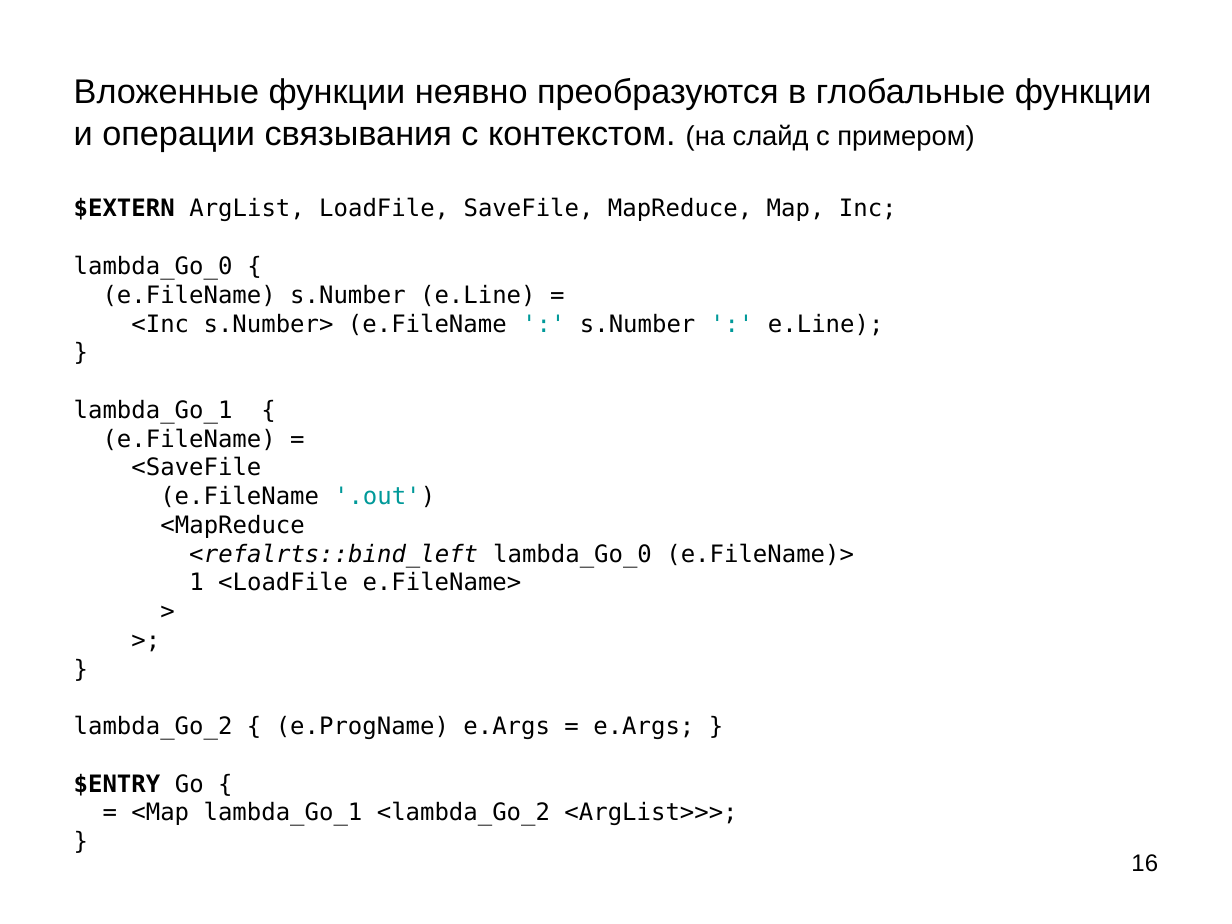
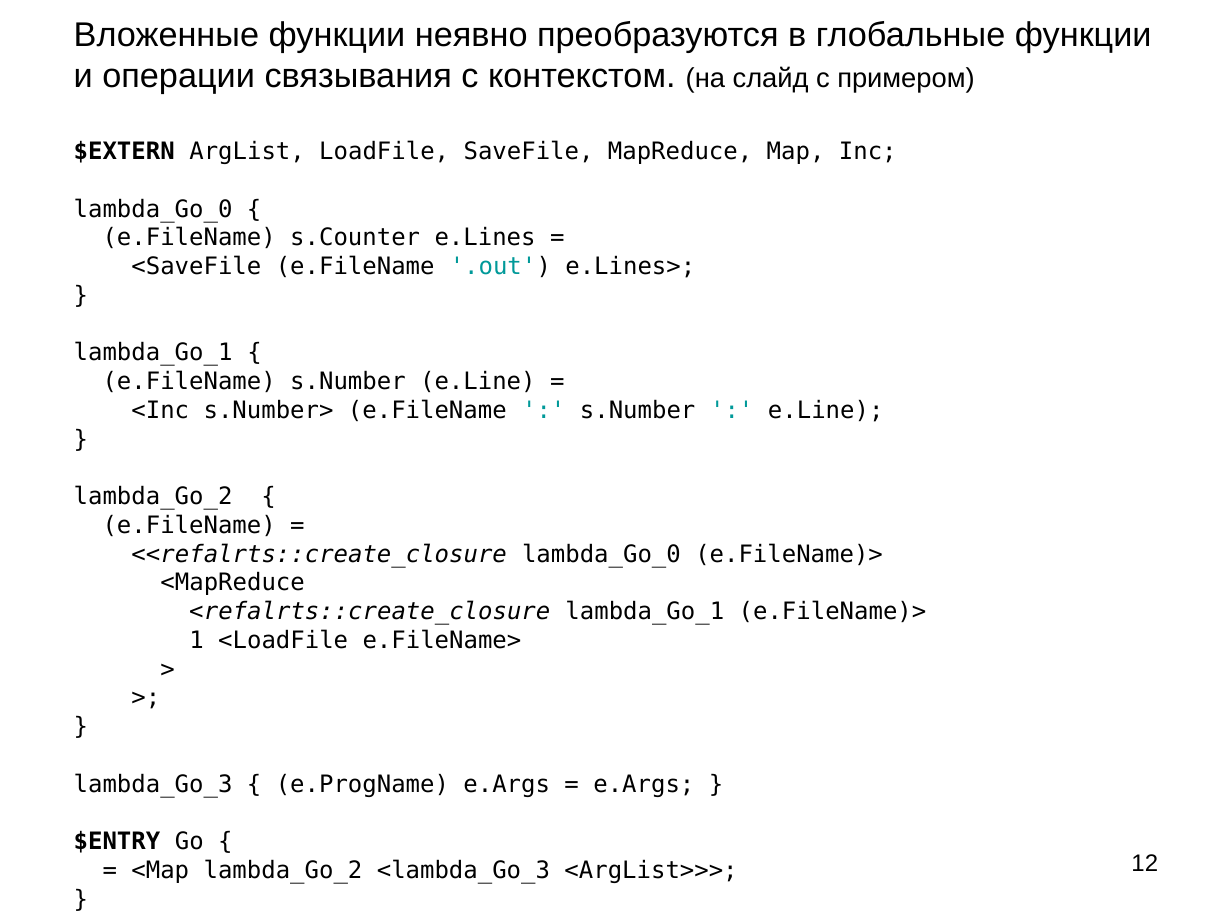
Before and after one commit to bmstu-iu9/refal-5-lambda, a slide deck: slide 12 of doc/Компилятор Простого Рефала.ppt (slide 16 before the commit). Drawn at 1232x924 pixels with LibreOffice and Linux fonts; fonts in the diff are those of the drawing. Boxes give left, top, right and bottom in pixels: in the first picture for what was removed or moved away, otherwise in the second. Text is boxed around its words. In the diff, an @@ line names an element or a change of style, - is before the commit and + after.

```diff
--- a/doc/Компилятор Простого Рефала.ppt
+++ b/doc/Компилятор Простого Рефала.ppt
@@ title at (74, 21, 1152, 884): text changed @@
-Вложенные функции неявно преобразуются в глобальные функции и операции связывания с контекстом. (на слайд с примером)
-$EXTERN ArgList, LoadFile, SaveFile, MapReduce, Map, Inc;
-lambda_Go_0 {
-(e.FileName) s.Number (e.Line) =
-<Inc s.Number> (e.FileName ':' s.Number ':' e.Line);
-}
-lambda_Go_1 {
-(e.FileName) =
-<SaveFile
-(e.FileName '.out')
-<MapReduce
-<refalrts::bind_left lambda_Go_0 (e.FileName)>
-1 <LoadFile e.FileName>
->
->;
-}
-lambda_Go_2 { (e.ProgName) e.Args = e.Args; }
-$ENTRY Go {
-= <Map lambda_Go_1 <lambda_Go_2 <ArgList>>>;
-}
+Вложенные функции неявно преобразуются в глобальные функции и операции связывания с контекстом. (на слайд с примером)
+$EXTERN ArgList, LoadFile, SaveFile, MapReduce, Map, Inc;
+lambda_Go_0 {
+(e.FileName) s.Counter e.Lines =
+<SaveFile (e.FileName '.out') e.Lines>;
+}
+lambda_Go_1 {
+(e.FileName) s.Number (e.Line) =
+<Inc s.Number> (e.FileName ':' s.Number ':' e.Line);
+}
+lambda_Go_2 {
+(e.FileName) =
+<<refalrts::create_closure lambda_Go_0 (e.FileName)>
+<MapReduce
+<refalrts::create_closure lambda_Go_1 (e.FileName)>
+1 <LoadFile e.FileName>
+>
+>;
+}
+lambda_Go_3 { (e.ProgName) e.Args = e.Args; }
+$ENTRY Go {
+= <Map lambda_Go_2 <lambda_Go_3 <ArgList>>>;
+}
@@ page number at (1131, 854, 1158, 871): text changed @@
-16
+12
```
Also in this commit, not shown: 8 other slides changed, 7 slides added, 3 slides removed, 6 other files.
